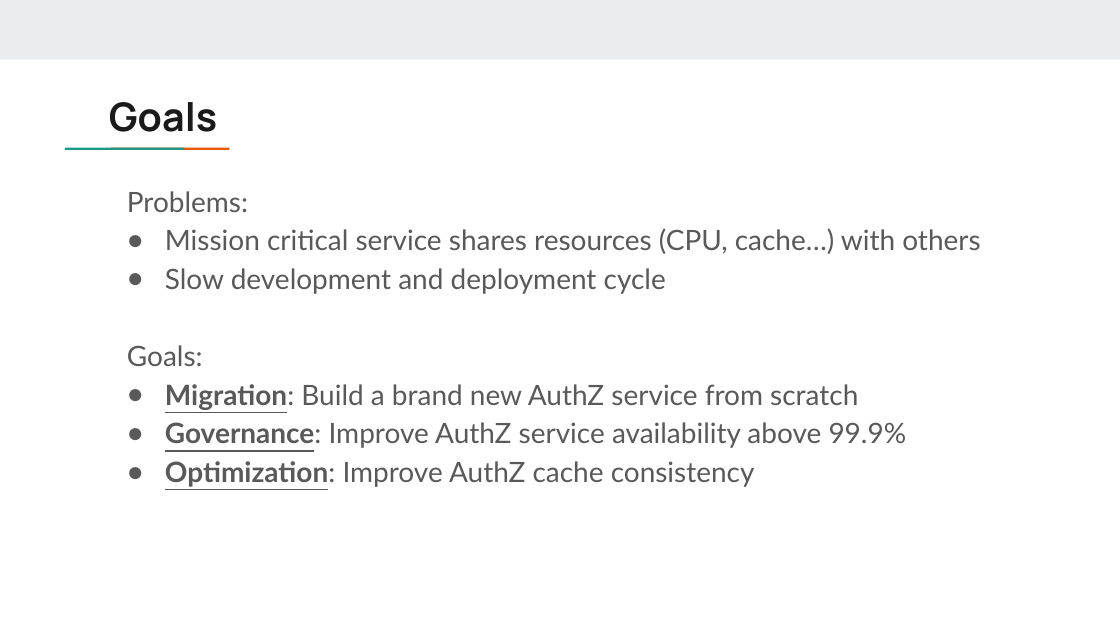
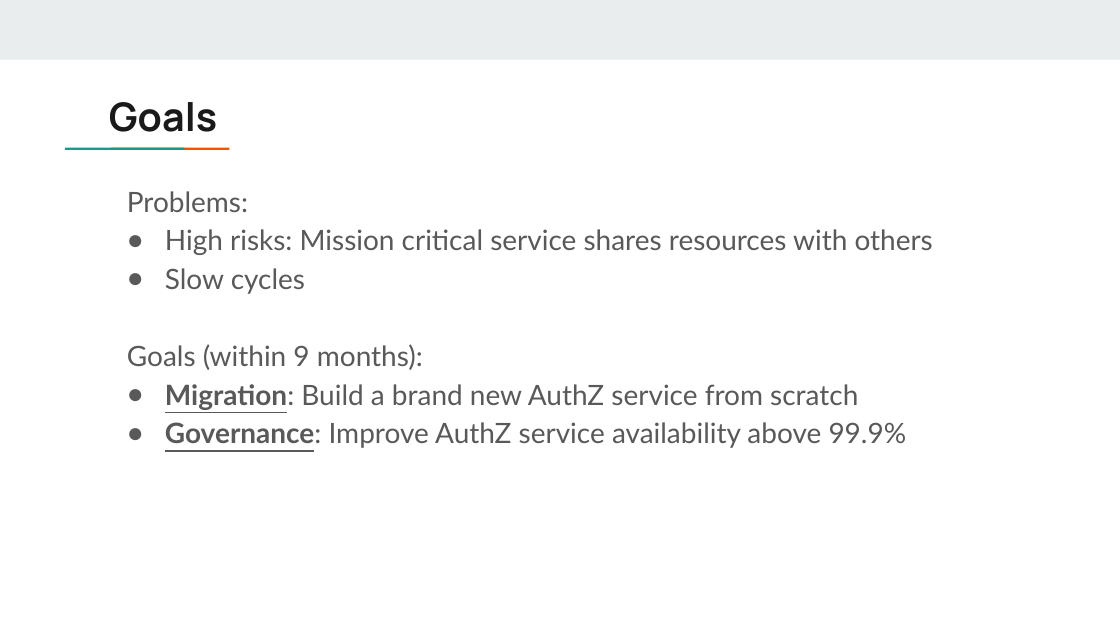
Before and after one commit to DreamOfTheRedChamber/my-resume, a slide deck: slide 4 of ExperiencesTalks/AuthzServiceMigration.pptx (slide 7 before the commit). Drawn at 1120x630 pixels with LibreOffice and Linux fonts; fonts in the diff are those of the drawing. Boxes give left, top, right and bottom in pixels: in the first picture for what was removed or moved away, otherwise in the second. Text is boxed around its words. In the diff, an @@ line names an element or a change of style, - is before the commit and + after.

```diff
--- a/ExperiencesTalks/AuthzServiceMigration.pptx
+++ b/ExperiencesTalks/AuthzServiceMigration.pptx
@@ text at <box>127,229,933,370</box>: text changed @@
-● Mission critical service shares resources (CPU, cache…) with others
-● Slow development and deployment cycle
-Goals:
+● High risks: Mission critical service shares resources with others
+● Slow cycles
+Goals (within 9 months):
@@ text at <box>165,461,755,487</box>: paragraph removed @@
-● Optimization: Improve AuthZ cache consistency
```
Also in this commit, not shown: 7 other slides changed, 9 slides added, 3 slides removed.
